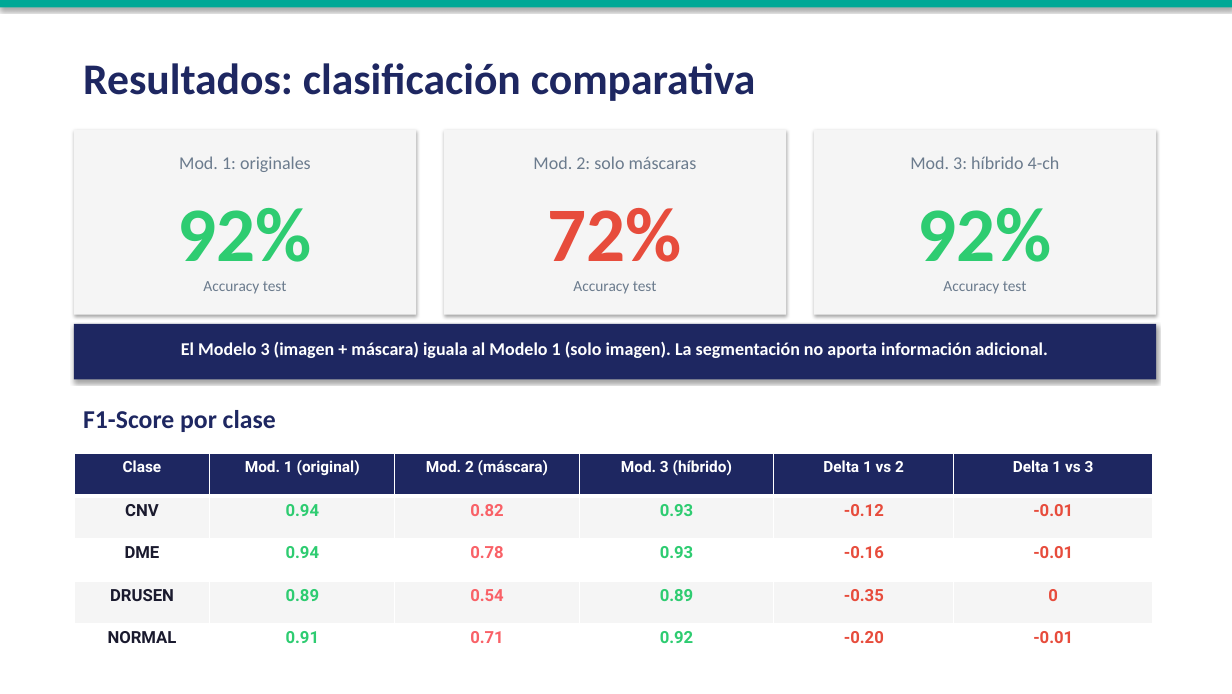
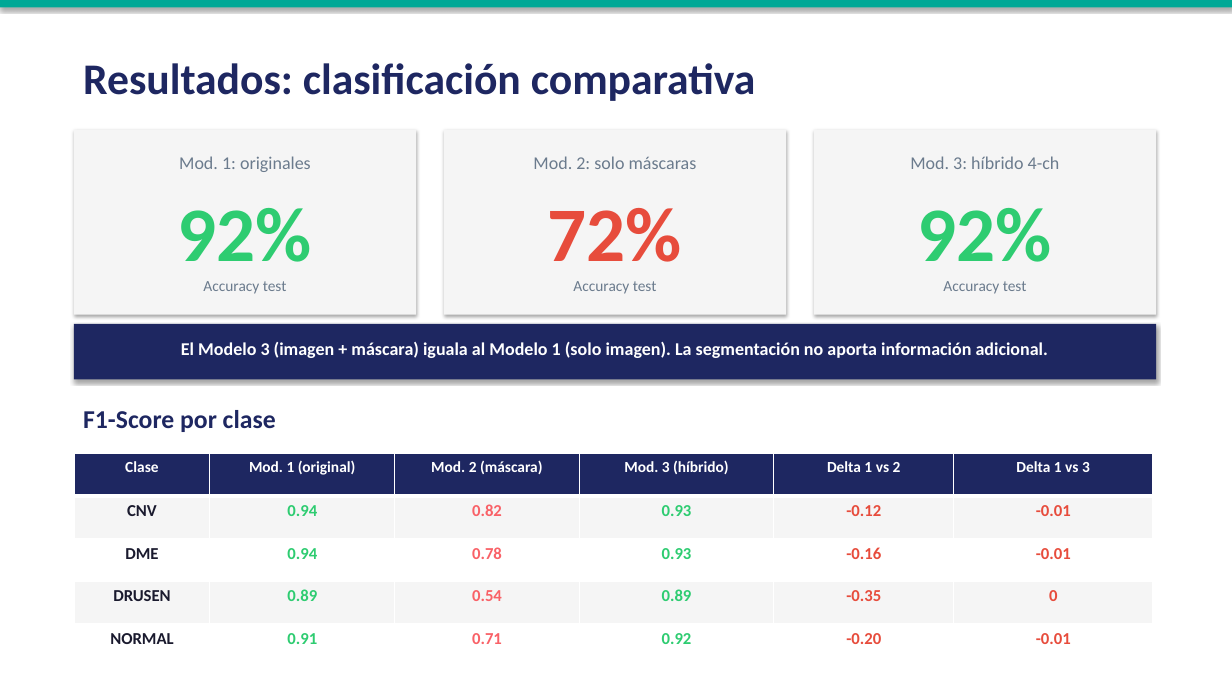
Before and after one commit to umagon/TP_vision_por_computadora_2, a slide deck: slide 9 of paper/presentacion_OCT.pptx. Drawn at 1232x694 pixels with LibreOffice and Linux fonts; fonts in the diff are those of the drawing. Boxes give left, top, right and bottom in pixels: in the first picture for what was removed or moved away, otherwise in the second. Text is boxed around its words. In the diff, an @@ line names an element or a change of style, - is before the commit and + after.

```diff
--- a/paper/presentacion_OCT.pptx
+++ b/paper/presentacion_OCT.pptx
@@ table at bbox=[74, 453, 1153, 666] @@
@@ font Roboto to Calibri @@
```
Also in this commit, not shown: 4 other slides changed, 28 other files.
